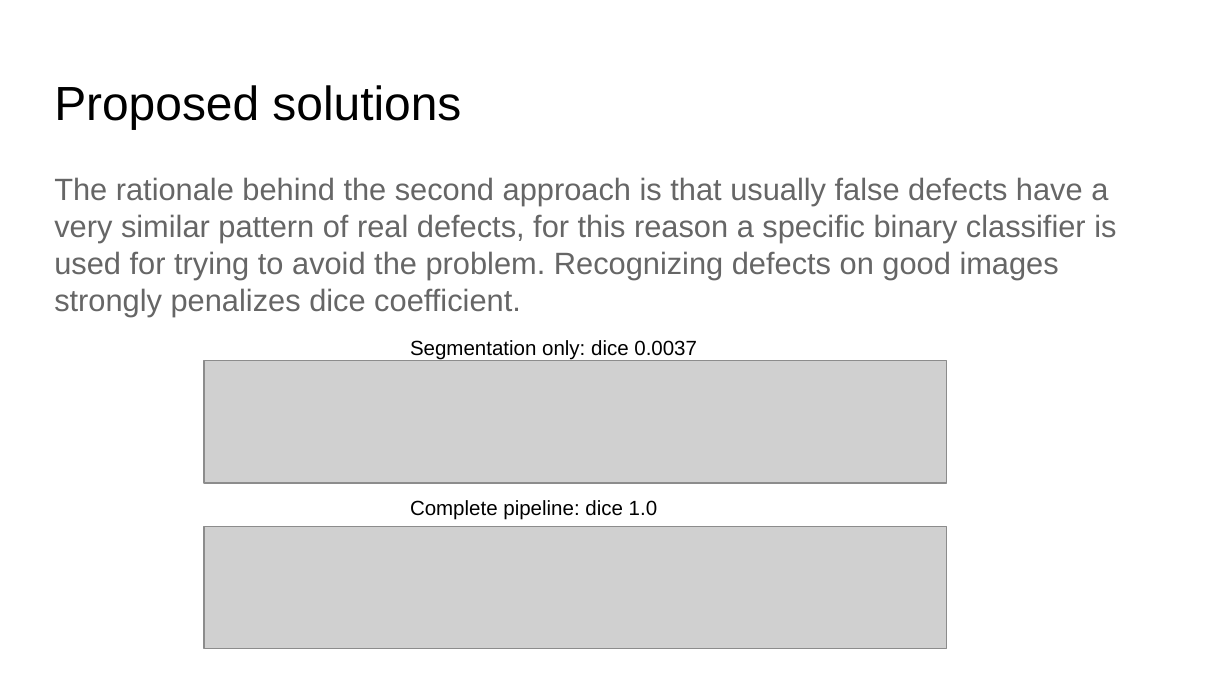
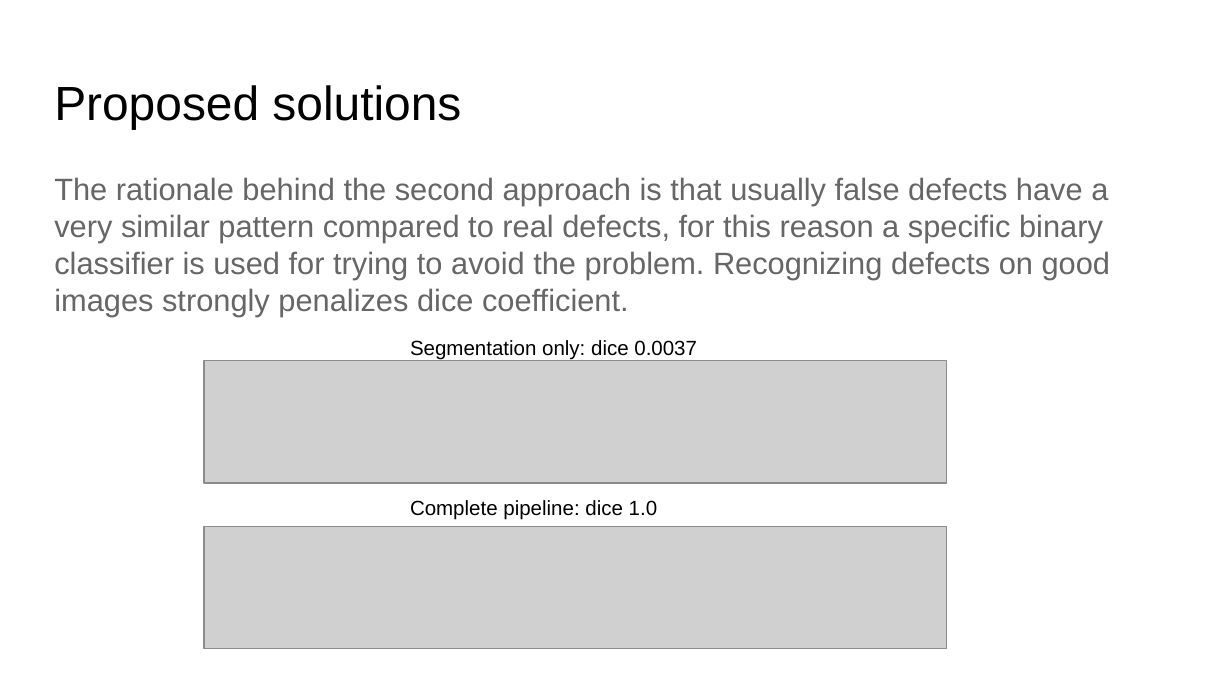
Before and after one commit to AndreaBiondaPolimi/Severstal_Segmentation, a slide deck: slide 6 of Severstal Segmentation.pptx. Drawn at 1232x693 pixels with LibreOffice and Linux fonts; fonts in the diff are those of the drawing; grey boxes stand for pictures. Boxes give left, top, right and bottom in pixels: in the first picture for what was removed or moved away, otherwise in the second. Text is boxed around its words. In the diff, an @@ line names an element or a change of style, - is before the commit and + after.

```diff
--- a/Severstal Segmentation.pptx
+++ b/Severstal Segmentation.pptx
@@ text at [54,177,1110,316]: text changed @@
-The rationale behind the second approach is that usually false defects have a very similar pattern of real defects, for this reason a specific binary classifier is used for trying to avoid the problem. Recognizing defects on good images strongly penalizes dice coefficient.
+The rationale behind the second approach is that usually false defects have a very similar pattern compared to real defects, for this reason a specific binary classifier is used for trying to avoid the problem. Recognizing defects on good images strongly penalizes dice coefficient.
```
Also in this commit, not shown: 3 other slides changed.
